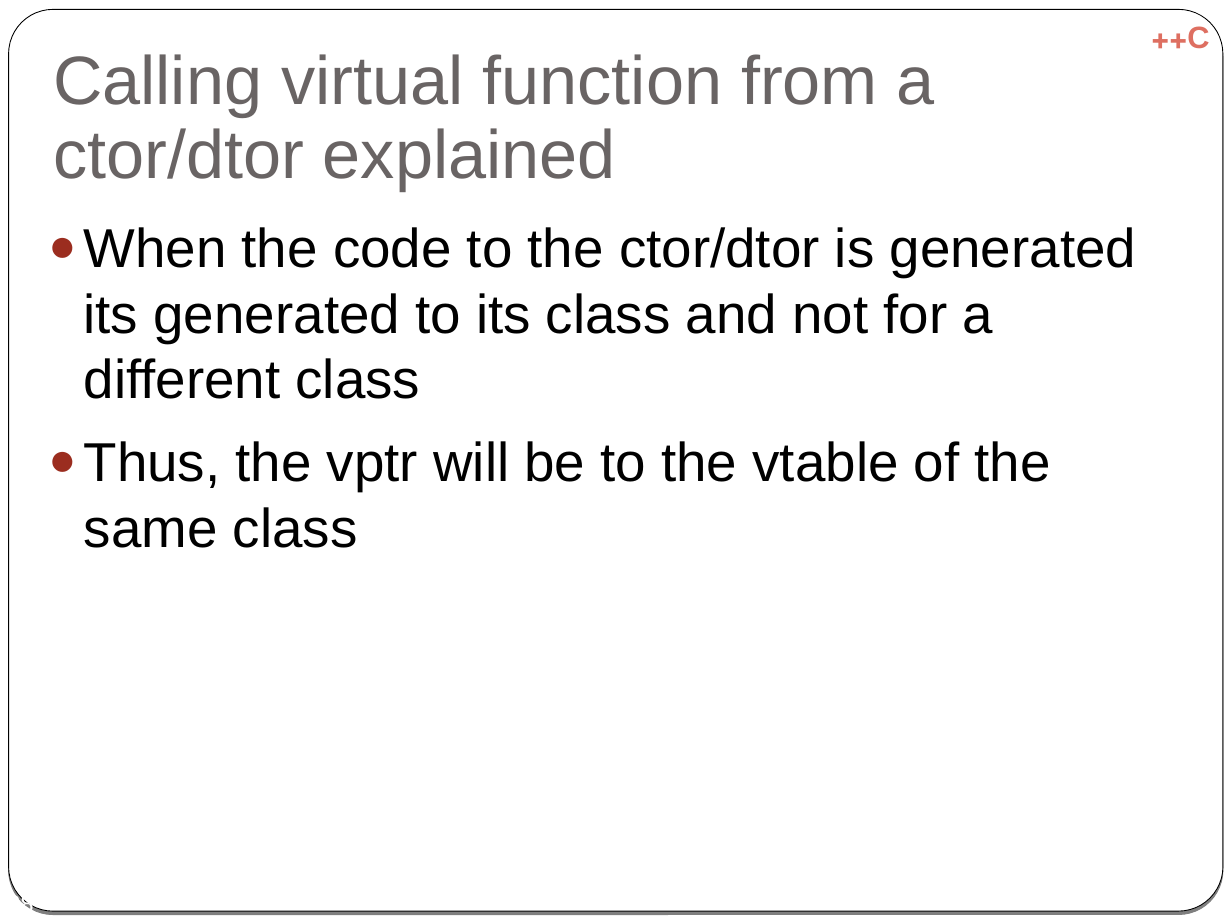
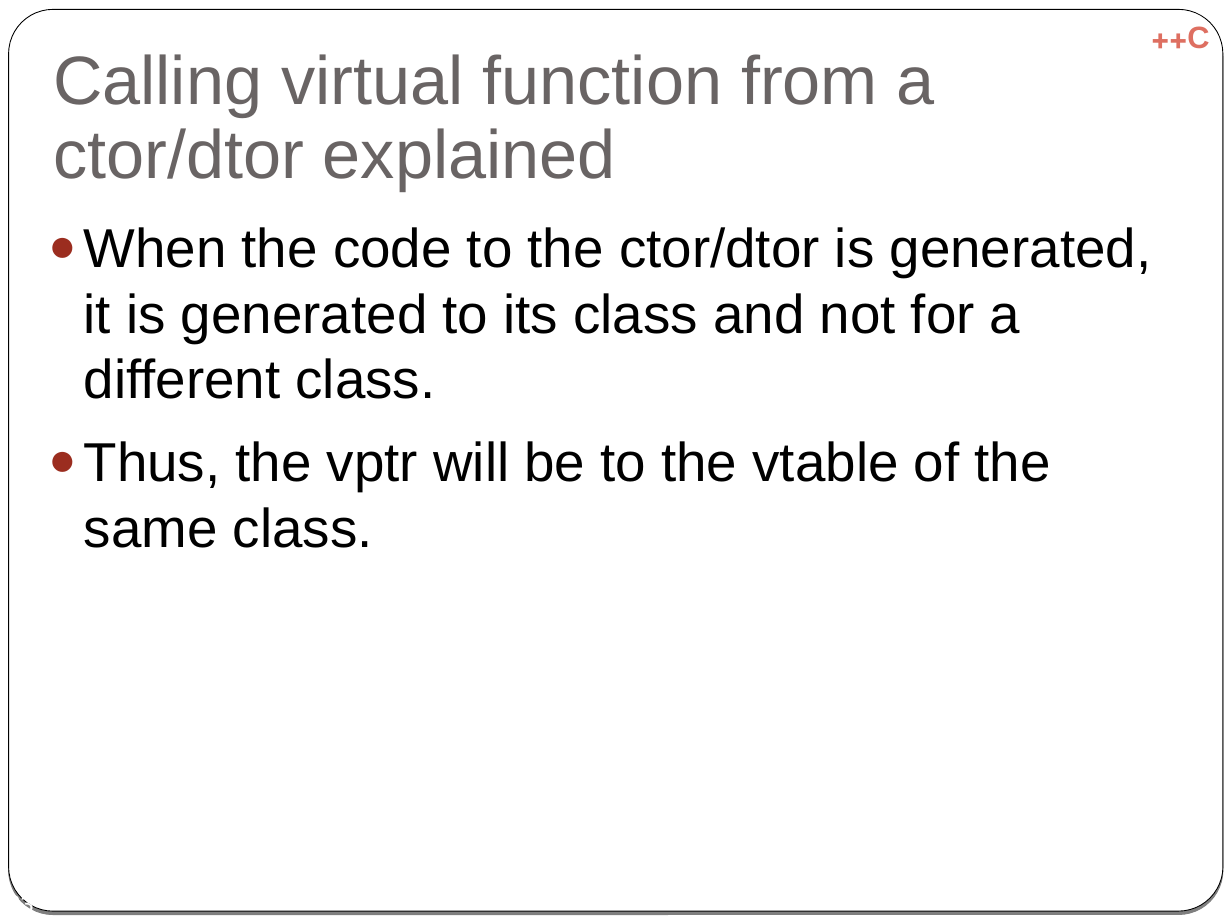
Before and after one commit to cpp-at-ariel/cpp-5778, a slide deck: slide 33 of week06-inheritance/slides-override-virtual.odp (slide 38 before the commit). Drawn at 1232x924 pixels with LibreOffice and Linux fonts; fonts in the diff are those of the drawing. Boxes give left, top, right and bottom in pixels: in the first picture for what was removed or moved away, otherwise in the second. Text is boxed around its words. In the diff, an @@ line names an element or a change of style, - is before the commit and + after.

```diff
--- a/week06-inheritance/slides-override-virtual.odp
+++ b/week06-inheritance/slides-override-virtual.odp
@@ text at (x1=84, y1=227, x2=1152, y2=548): text changed @@
-  ● When the code to the ctor/dtor is generated its generated to its class and not for a different class
-  ● Thus, the vptr will be to the vtable of the same class
+  ● When the code to the ctor/dtor is generated, it is generated to its class and not for a different class.
+  ● Thus, the vptr will be to the vtable of the same class.
@@ page number at (x1=7, y1=893, x2=34, y2=911): text changed @@
-38
+33
```
Also in this commit, not shown: 27 other slides changed, 7 slides removed, 14 other files.
